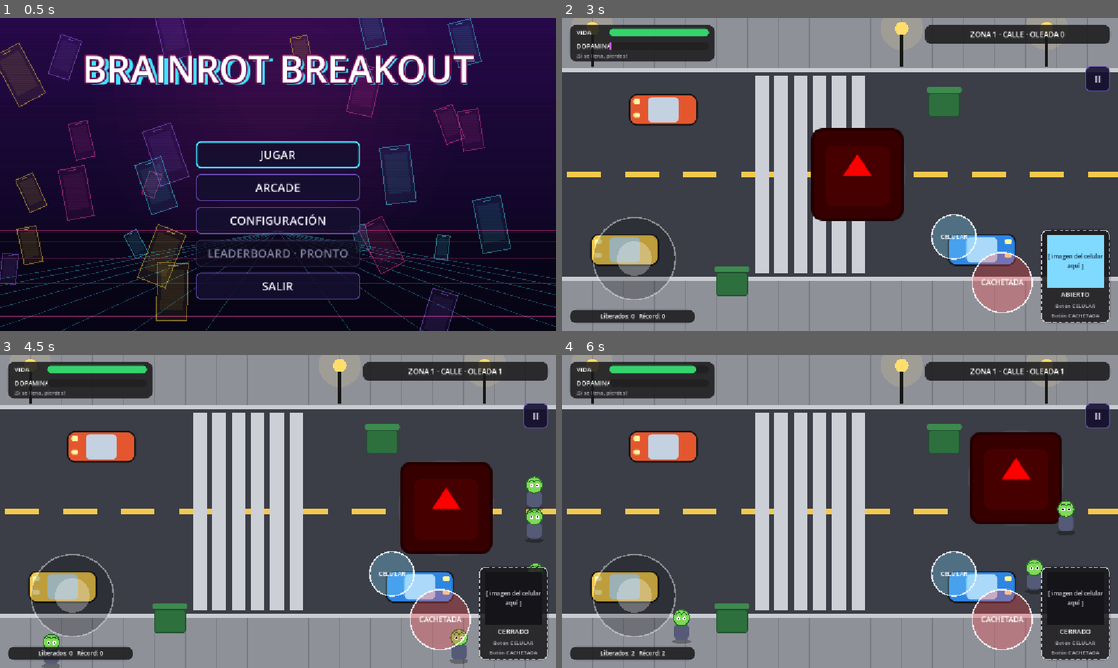
Above: before the commit, frames 1-4 (two rows, left to right).
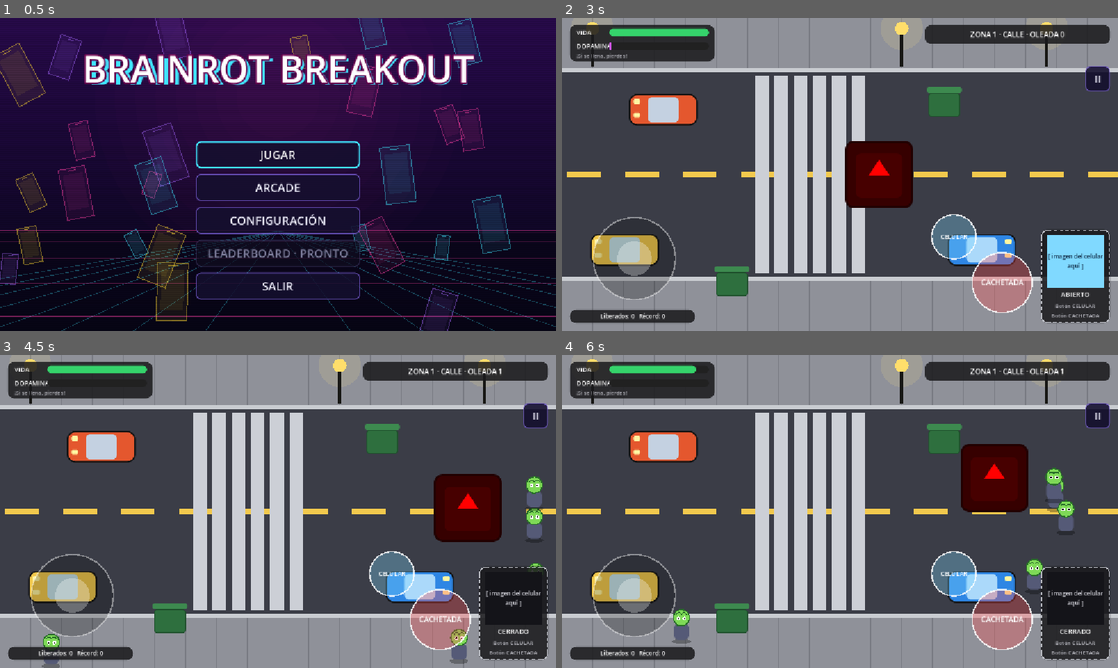
Above: after the commit, the same moments.

Repository: Moon-collab1/Brainrot-Breakout
Game: Godot game, scene res://menu/menu.tscn
Two runs of this game, one before a commit and one after it. Both use one fixed random seed, a clock stepped at 60 frames per second and the inputs below. The engine's default icon, where the game draws it, is replaced by a stand-in: a white triangle on a blue panel in a dark square.
Inputs (mouse positions are in pixels of both pictures, inside the frame that each line leads up to):
- Up to frame 1 (0.5 s): no input
- Up to frame 2 (3 s): click "JUGAR" at 0.5 s; click "II" at 1.25 s; click "CONTINUAR" at 2 s; tap Enter (ui_accept) at 2.75 s; move the mouse to (962, 158) at 2.77 s; hold Right (ui_right) from 2.78 s (still down); tap X (cachetada) at 2.85 s; click (962, 158) at 2.92 s
- Up to frame 3 (4.5 s): tap Enter (ui_accept) at 3.02 s; release Right (ui_right) at 3.5 s; drag from (166, 527) to (366, 511) at 3.52 s; move the mouse to (333, 442) at 4.27 s; hold Right (ui_right) from 4.28 s (still down); tap X (cachetada) at 4.35 s
- Up to frame 4 (6 s): release Right (ui_right) at 5 s; drag from (812, 574) to (673, 464) at 5.02 s; move the mouse to (1006, 558) at 5.77 s; hold Left (ui_left) from 5.78 s (still down); tap X (cachetada) at 5.85 s

Frame 1 is identical in both runs. In frame 2, 3.4% of the frame differs, in the area x 44-64%, y 35-65%; in frame 3, 3.3%; in frame 4, 3.3%.

Commit message:
hice que la cachetada pegue hacia donde mira el jugador

Diff:
--- a/Brainrot-Breakout/comun/jugador/jugador.gd
+++ b/Brainrot-Breakout/comun/jugador/jugador.gd
@@ -12,6 +12,9 @@
 var enfria = 0.0
 var libres = 0
 var alcance = 100.0
+var cara = Vector2.RIGHT    # NUEVO: hacia dónde mira (última dirección en que se movió)
+var desplaz = 45.0          # NUEVO: cuánto se corre el golpe hacia donde mira
+var radio_golpe = 70.0      # NUEVO: tamaño del círculo del golpe
 var reg = Registro.new()
 var record = 0
 var empuje = Vector2.ZERO   # velocidad extra (la pone empujar() y decae sola)
@@ -35,6 +38,7 @@
 	var forma = CircleShape2D.new()
 	forma.radius = RADIO
 	$CollisionShape2D.shape = forma
+	$Golpe/Dibujo.scale = Vector2.ONE * (radio_golpe * 2.0 / 128.0)   # NUEVO: el destello mide lo mismo que el golpe
 
 func _physics_process(delta):
 	var dir = Input.get_vector("ui_left", "ui_right", "ui_up", "ui_down")
@@ -43,6 +47,11 @@
 	if invertido_t > 0.0:
 		invertido_t -= delta
 		dir = -dir
+
+	# NUEVO: guardar hacia dónde mira (si está quieto, se queda la última dirección)
+	if dir != Vector2.ZERO and dir.normalized() != cara:
+		cara = dir.normalized()
+		queue_redraw()
 
 	# Apagón del celular: mientras dure, el celular se cierra y no se puede abrir
 	if cel_bloqueado_t > 0.0:
@@ -97,28 +106,30 @@
 	get_tree().reload_current_scene()
 
 func dar_cachetada():
+	var centro = global_position + cara * desplaz   # NUEVO: el golpe se corre hacia donde mira
+	$Golpe.position = cara * desplaz
 	$Golpe/Dibujo.visible = true
 	for z in get_tree().get_nodes_in_group("zombis"):
-		if global_position.distance_to(z.global_position) < alcance:
+		if centro.distance_to(z.global_position) < radio_golpe:
 			ultimo_liberado = z.scene_file_path
 			z.liberar()
 			libres += 1
 	# burbujas y clones del jefe: se revientan sin sumar a libres
 	for d in get_tree().get_nodes_in_group("destruibles"):
-		if global_position.distance_to(d.global_position) < alcance:
+		if centro.distance_to(d.global_position) < radio_golpe:
 			d.reventar()
 	# los corazones del jefe ya no se pueden bloquear con la cachetada
 	# el jefe decide solo si el golpe lo alcanza (cuerpo o antena)
 	for j in get_tree().get_nodes_in_group("jefe"):
-		j.recibir_golpe(global_position)
+		j.recibir_golpe(centro)
 	await get_tree().create_timer(0.15).timeout
 	$Golpe/Dibujo.visible = false
 
 # Modelo del jugador dibujado por código (sin textura): cabeza con lentes, cuerpo azul y sombra.
 # Para usar un PNG real, borra este _draw() y vuelve a mostrar el Sprite2D.
 func _draw():
-	# círculo suave: hasta dónde llega la cachetada
-	draw_circle(Vector2.ZERO, alcance, Color(1, 1, 1, 0.05))
+	# NUEVO: círculo suave que muestra dónde pega la cachetada (se corre hacia donde mira)
+	draw_circle(cara * desplaz, radio_golpe, Color(1, 1, 1, 0.05))
 	# sombra en el piso
 	draw_set_transform(Vector2(0, 31), 0.0, Vector2(1.0, 0.32))
 	draw_circle(Vector2.ZERO, 22.0, Color(0, 0, 0, 0.3))
